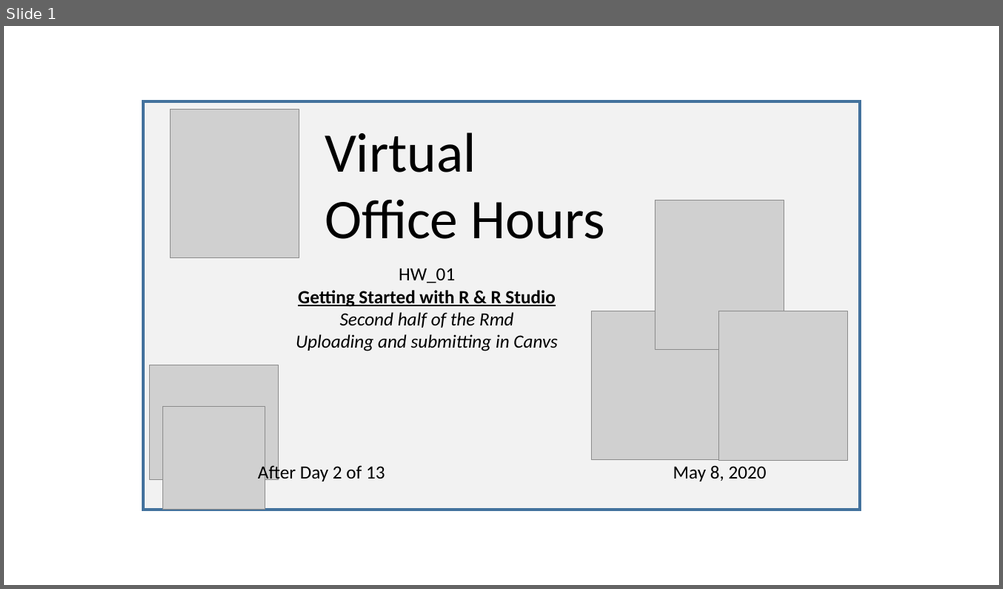
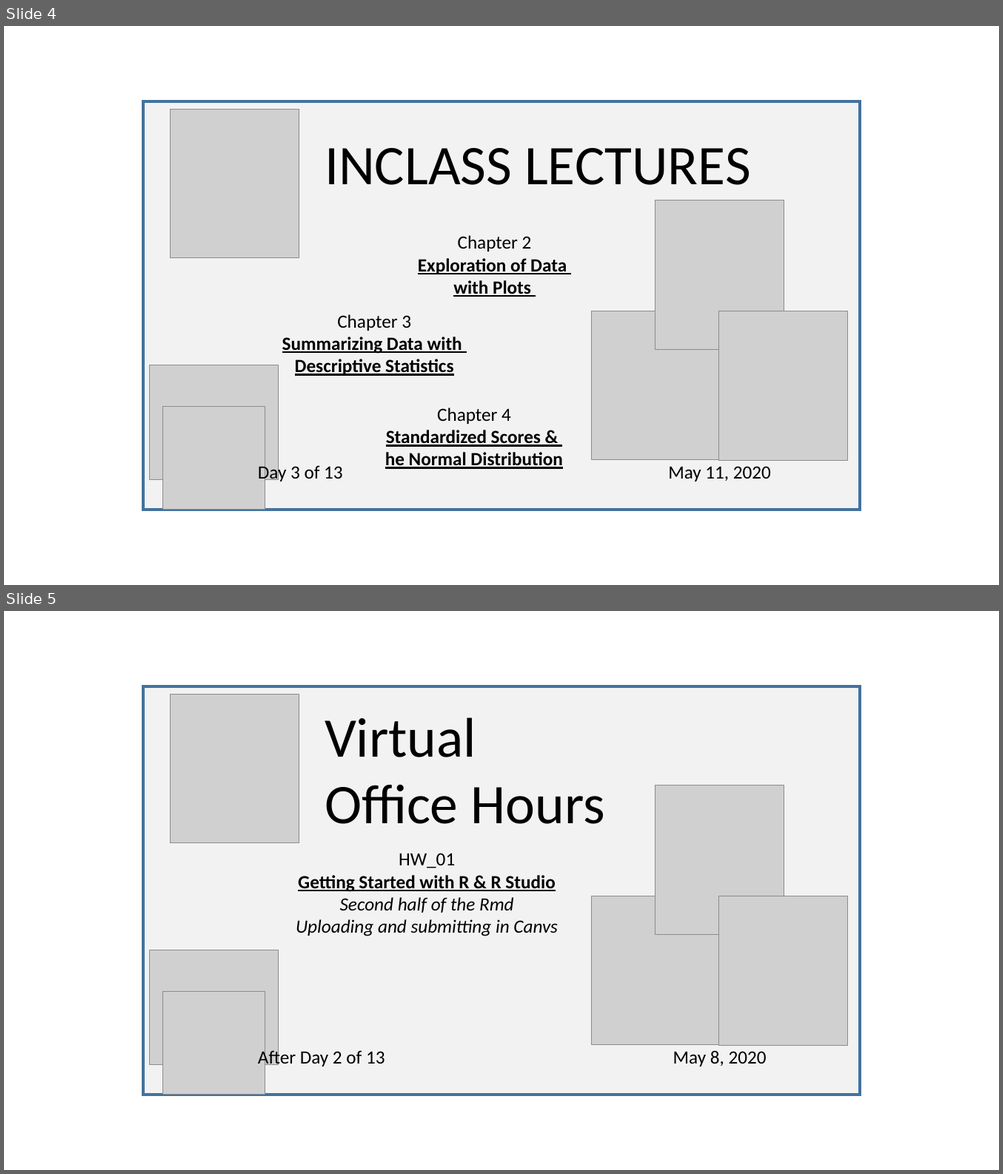
Before and after one commit to SarBearSchwartz/SarBearSchwartz.github.io, a slide deck: static/img/youtube_thumbnails/video_thumbnail_building.pptx. Shown one above the other, each under a label of ours: slide 1 before the commit, slides 4 and 5 after it. The pictures are 1003x589 and 1003x1174 pixels, drawn with LibreOffice and Linux fonts; fonts in the diff are those of the drawing; grey boxes stand for pictures. Boxes give left, top, right and bottom in pixels: in the first picture for what was removed or moved away, otherwise in the second. Text is boxed around its words. In the diff, an @@ line names an element or a change of style, - is before the commit and + after.

```diff
--- a/static/img/youtube_thumbnails/video_thumbnail_building.pptx
+++ b/static/img/youtube_thumbnails/video_thumbnail_building.pptx
@@ slide 4 added at (4, 26, 999, 585), background #FFFFFF @@
@@ rectangle added at (144, 101, 859, 510), fill #F2F2F2, outline #43739E 3 pt @@
@@ picture added at (170, 110, 299, 259) @@
@@ text added at (324, 148, 751, 185), 54 pt, text #000000 @@
+INCLASS LECTURES
@@ picture added at (655, 201, 785, 350) @@
@@ text added at (418, 235, 566, 297), 18 pt, text #000000, bold, underline @@
+Chapter 2
+Exploration of Data
+with Plots
@@ picture added at (591, 311, 720, 460) @@
@@ picture added at (719, 312, 848, 461) @@
@@ text added at (282, 315, 462, 376), 18 pt, text #000000, bold, underline @@
+Chapter 3
+Summarizing Data with
+Descriptive Statistics
@@ picture added at (150, 366, 279, 480) @@
@@ picture added at (163, 407, 266, 510) @@
@@ text added at (385, 408, 562, 469), 18 pt, text #000000, bold, underline @@
+Chapter 4
+Standardized Scores &
+he Normal Distribution
@@ text added at (258, 463, 343, 483), 18 pt, text #000000 @@
+Day 3 of 13
@@ text added at (668, 466, 771, 482), 18 pt, text #000000 @@
+May 11, 2020
@@ what was slide 1 is now slide 5 @@
```
Also in this commit, not shown: 3 other slides added, 8 other files.
